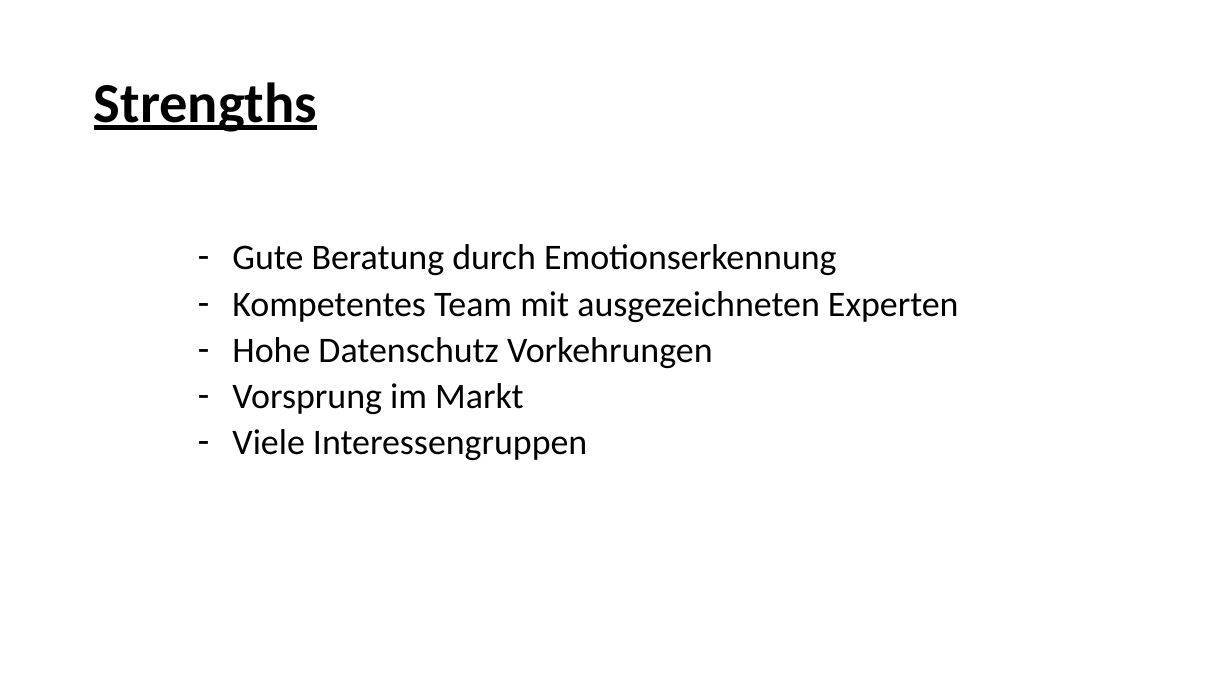
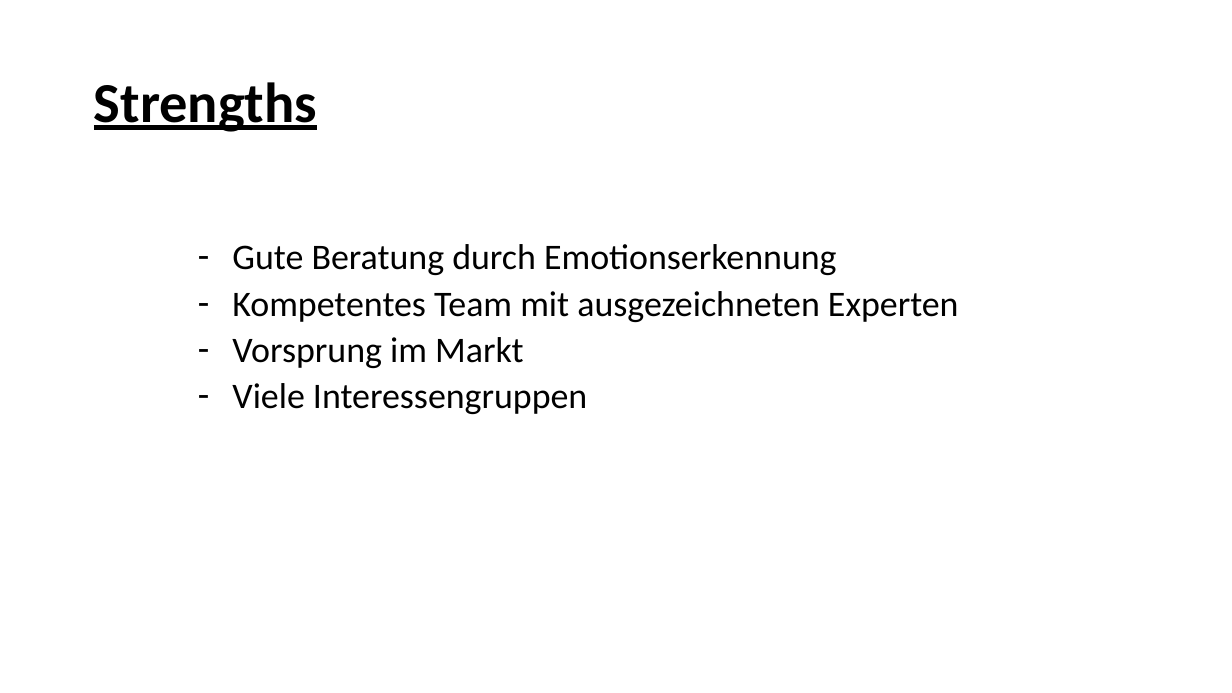
Before and after one commit to florian-frey/FaceBank, a slide deck: slide 2 of sprint1/SWOT Analyse.pptx. Drawn at 1232x693 pixels with LibreOffice and Linux fonts; fonts in the diff are those of the drawing. Boxes give left, top, right and bottom in pixels: in the first picture for what was removed or moved away, otherwise in the second. Text is boxed around its words. In the diff, an @@ line names an element or a change of style, - is before the commit and + after.

Commit message:
apply feedback
Datenschutz als Stärke entfernt

```diff
--- a/sprint1/SWOT Analyse.pptx
+++ b/sprint1/SWOT Analyse.pptx
@@ text at (x1=232, y1=337, x2=713, y2=368): paragraph removed @@
-– Hohe Datenschutz Vorkehrungen
```
Also in this commit, not shown: 1 other file.
